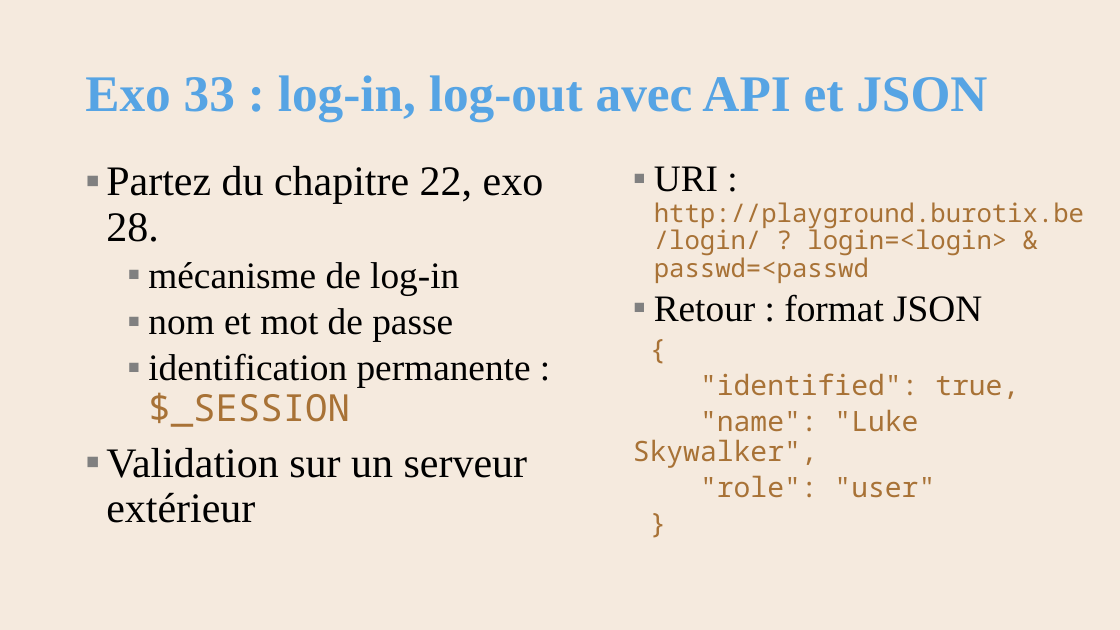
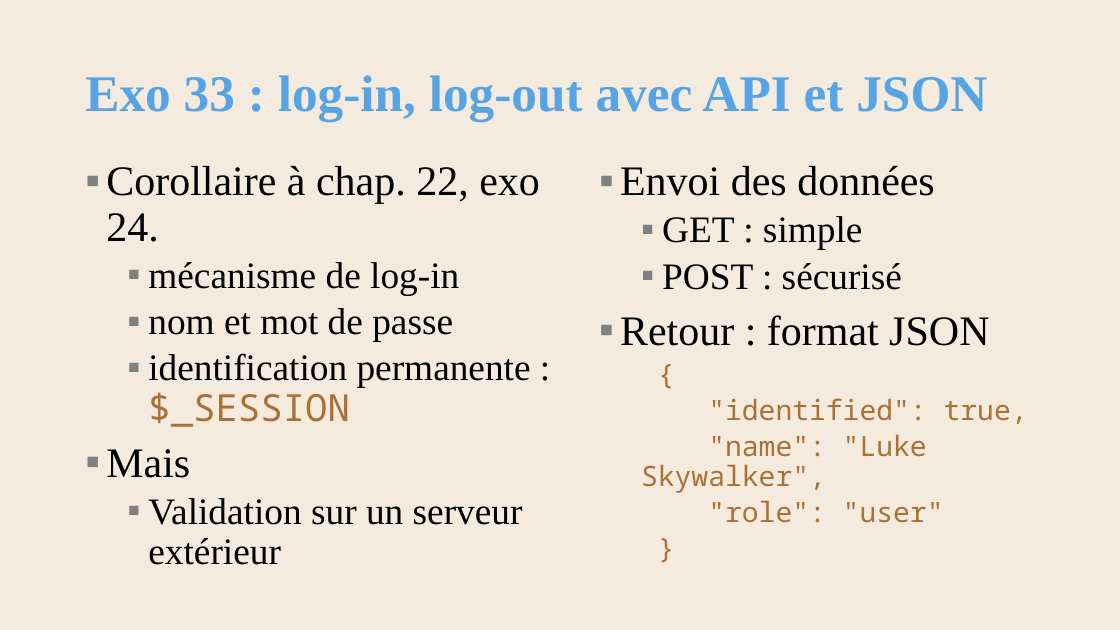
Before and after one commit to AlainWafflard/4IPW3, a slide deck: slide 21 of syllabus/25_intégration_NoSQL/syllabus_25_intégration_nosql.pptx. Drawn at 1120x630 pixels with LibreOffice and Linux fonts; fonts in the diff are those of the drawing; background and template pictures are left out. Boxes give left, top, right and bottom in pixels: in the first picture for what was removed or moved away, otherwise in the second. Text is boxed around its words. In the diff, an @@ line names an element or a change of style, - is before the commit and + after.

Commit message:
2026/02/24 : - update 25, exo 33 : deux versions de validate(), GET vs POST

```diff
--- a/syllabus/25_intégration_NoSQL/syllabus_25_intégration_nosql.pptx
+++ b/syllabus/25_intégration_NoSQL/syllabus_25_intégration_nosql.pptx
@@ text at (x1=106, y1=165, x2=540, y2=242): text changed @@
-▪ Partez du chapitre 22, exo 28.
+▪ Corollaire à chap. 22, exo 24.
@@ text at (x1=620, y1=165, x2=935, y2=290): text changed; size 22 to 32 pt; font Noto Sans Mono to Times New Roman; text colour #A87236 to #000000 @@
-  ▪ URI : http://playground.burotix.be/login/ ? login=<login> & passwd=<passwd
+▪ Envoi des données
+  ▪ GET : simple
+  ▪ POST : sécurisé
@@ text at (x1=148, y1=315, x2=989, y2=565): size 36 to 32 pt in "Validation sur un serveur extérieur"; size 32 to 36 pt in "Retour : format JSON"; list level 1 to 2 in "Validation sur un serveur extérieur"; list level 2 to 1 in "Retour : format JSON" @@
@@ text at (x1=106, y1=449, x2=190, y2=478): paragraph added @@
+▪ Mais
```
Also in this commit, not shown: 2 slides added, 3 other files.
